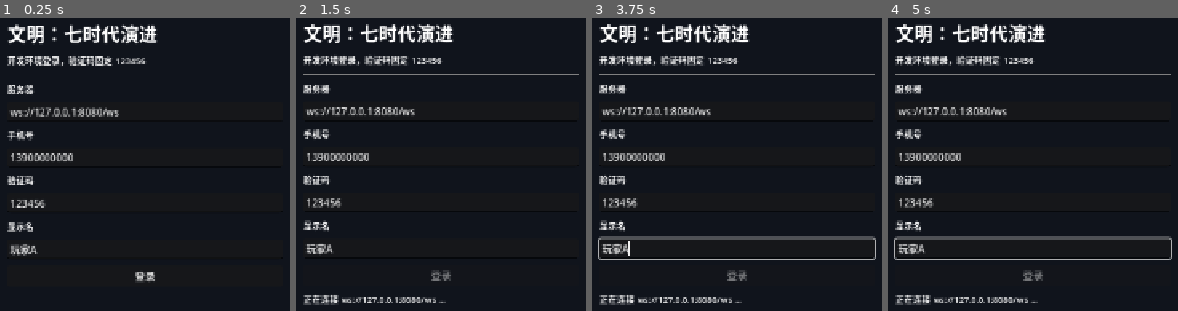
Above: before the commit, frames 1-4 (left to right).
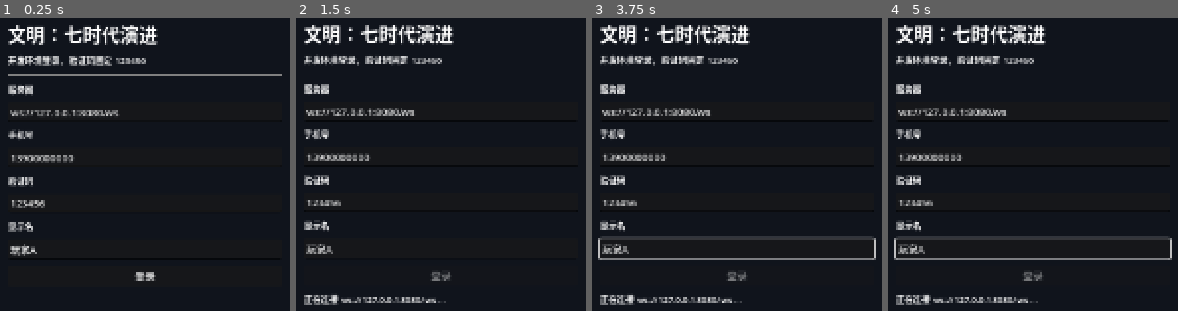
Above: after the commit, the same moments.

Repository: gaoddy/civilization
Game: Godot game, scene res://scenes/login.tscn
Same seed, same stepped clock (60 frames per second), same inputs: the game is played once before the commit and once after it.
Inputs (mouse positions are in pixels of both pictures, inside the frame that each line leads up to):
- Up to frame 1 (0.25 s): no input
- Up to frame 2 (1.5 s): click "登录" at 0.5 s; tap Enter at 1.25 s; move the mouse to (outside the picture) at 1.27 s; click (outside the picture) at 1.42 s
- Up to frame 3 (3.75 s): tap Space at 2, 3.5 s; drag from (outside the picture) to (696, 252) at 2.02 s; tap Enter at 2.75 s; move the mouse to (818, 64) at 2.77 s; click (818, 64) at 2.92 s; drag from (696, 252) to (outside the picture) at 3.52 s
- Up to frame 4 (5 s): tap Enter at 4.25 s; move the mouse to (outside the picture) at 4.27 s; click (outside the picture) at 4.42 s

The runs differ from the first frame. In frame 1, 5.8% of the frame differs, in the area x 2-98%, y 2-90%; in frame 2, 6.1%; in frame 3, 8.1%, in the area x 2-98%, y 2-98%; in frame 4, 8.1%.

Commit message:
feat(client): 启动窗口按屏幕可用区域 90% 自适应
新增 WindowSizer autoload，启动时按当前屏幕可用区域缩放窗口并居中；
逻辑视口仍为 1280×720，由 canvas_items 等比缩放，无头模式跳过。

Co-Authored-By: Claude Code <noreply@anthropic.com>

Diff:
--- /dev/null
+++ b/client/autoload/window_sizer.gd
@@ -0,0 +1,21 @@
+extends Node
+## 启动时把窗口调整到当前屏幕可用区域的 90%，逻辑视口仍为 1280×720。
+
+const SCREEN_RATIO := 0.9
+
+
+func _ready() -> void:
+    if DisplayServer.get_name() == "headless":
+        return
+    var usable := DisplayServer.screen_get_usable_rect(
+        DisplayServer.window_get_current_screen()
+    )
+    if usable.size.x <= 0 or usable.size.y <= 0:
+        return
+    var target := Vector2i(
+        int(usable.size.x * SCREEN_RATIO),
+        int(usable.size.y * SCREEN_RATIO)
+    )
+    var window := get_window()
+    window.size = target
+    window.position = usable.position + (usable.size - target) / 2
--- a/client/project.godot
+++ b/client/project.godot
@@ -8,6 +8,7 @@
 config/features=PackedStringArray("4.7", "GL Compatibility")
 
 [autoload]
+WindowSizer="*res://autoload/window_sizer.gd"
 GameStore="*res://autoload/game_store.gd"
 CardDB="*res://autoload/card_db.gd"
 Net="*res://autoload/ws_client.gd"
Not shown, changed: docs/current/technical/client.md
